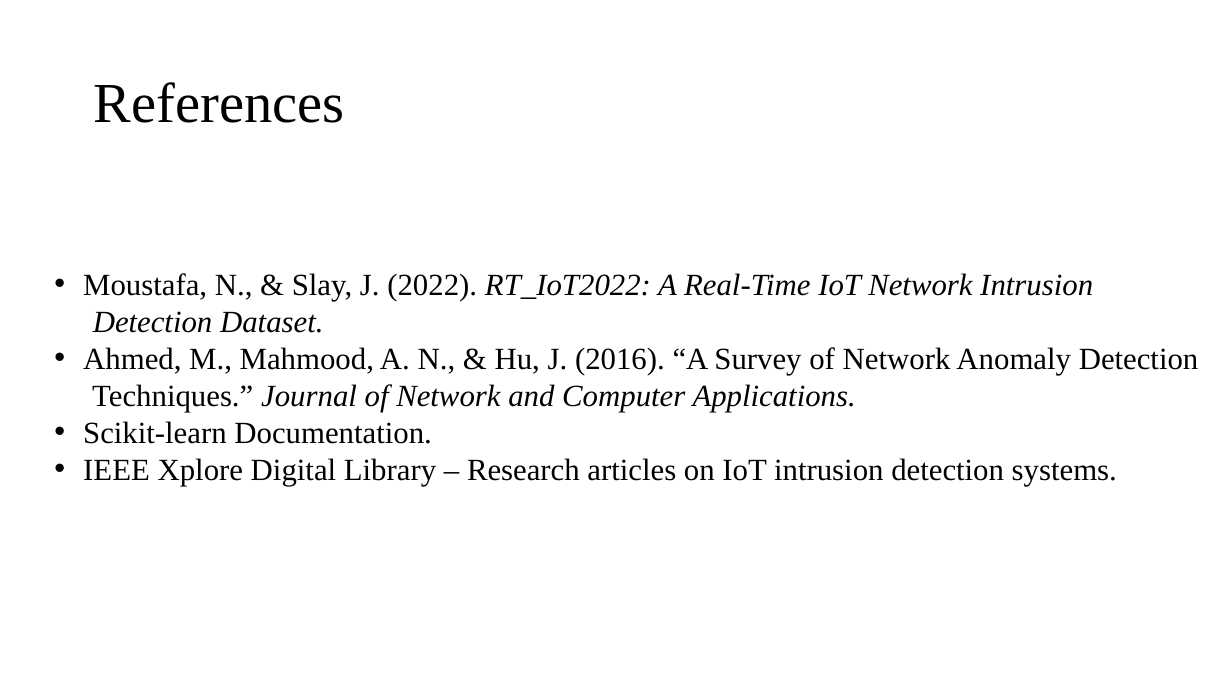
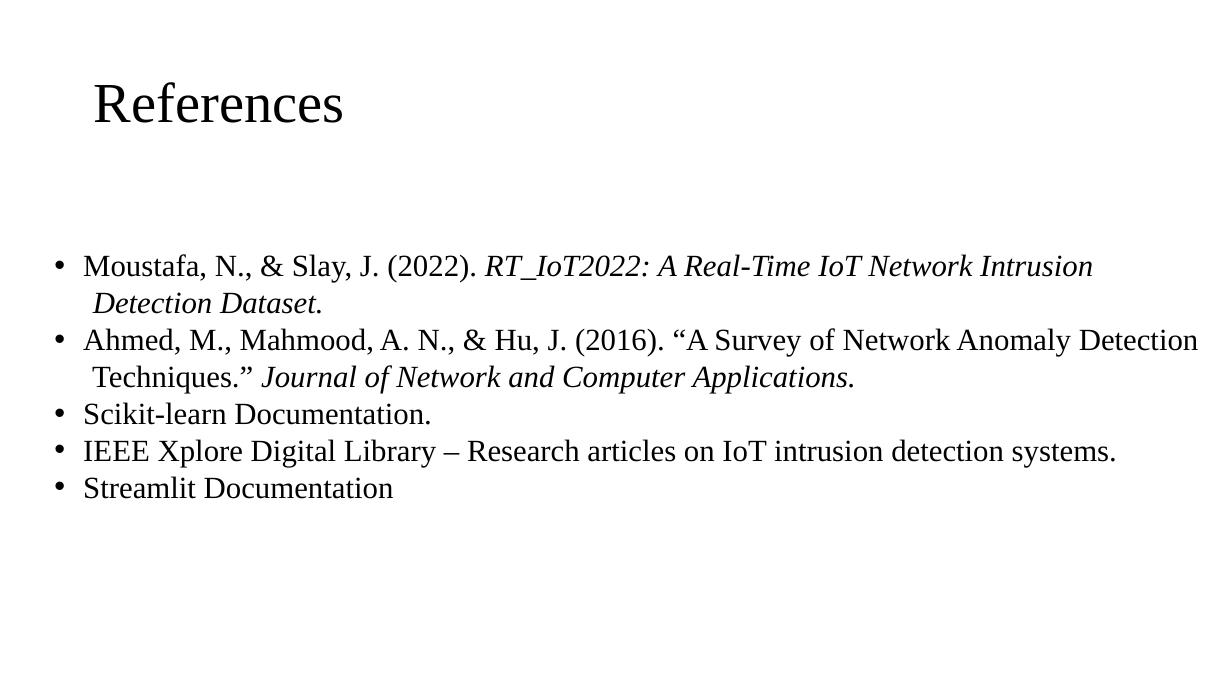
Before and after one commit to Singh177Kushagra/pbl_project, a slide deck: slide 18 of Kushagra Singh 2427030043 PBL-2 PPT.pptx (slide 17 before the commit). Drawn at 1232x693 pixels with LibreOffice and Linux fonts; fonts in the diff are those of the drawing. Boxes give left, top, right and bottom in pixels: in the first picture for what was removed or moved away, otherwise in the second. Text is boxed around its words. In the diff, an @@ line names an element or a change of style, - is before the commit and + after.

```diff
--- a/Kushagra Singh 2427030043 PBL-2 PPT.pptx
+++ b/Kushagra Singh 2427030043 PBL-2 PPT.pptx
@@ text "Moustafa, N., & Slay, J. ...": place and size @@
-text "Moustafa, N., & Slay, J. ..." at [83, 273, 1199, 486]
+text "Moustafa, N., & Slay, J. ..." at [83, 254, 1199, 499]
@@ text at [83, 476, 394, 499]: paragraph added @@
+• Streamlit Documentation
```
Also in this commit, not shown: 6 other slides changed, 1 slide added.
